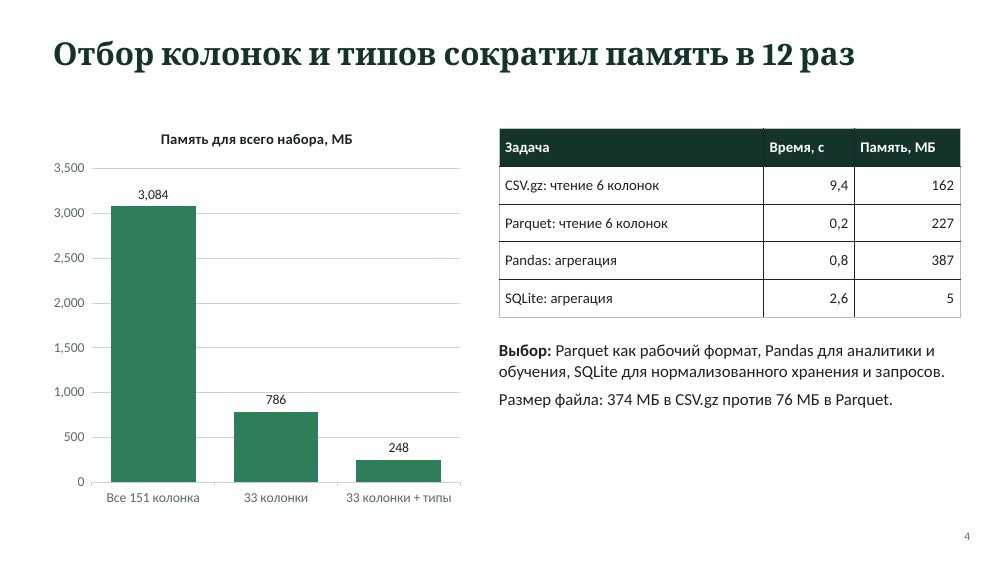
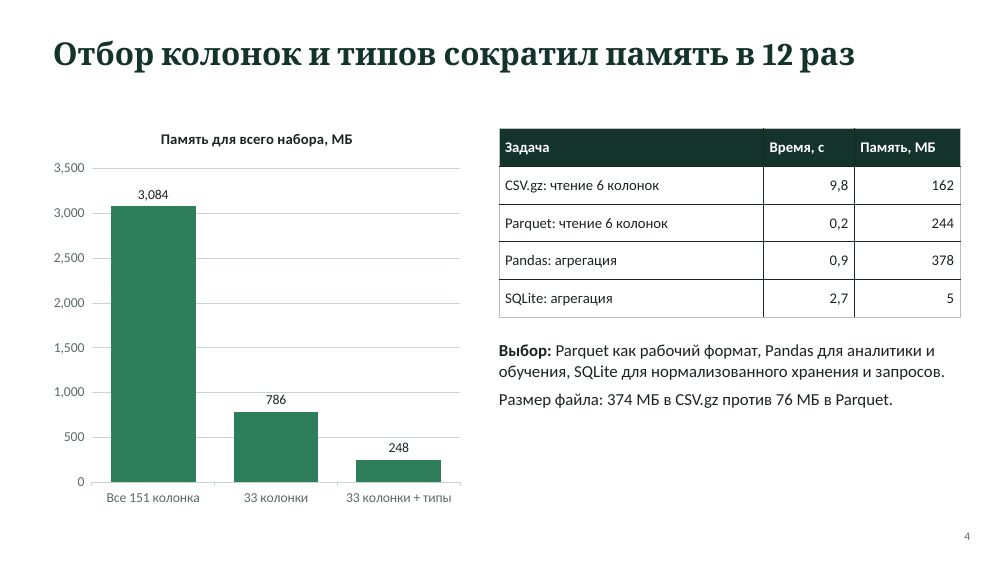
Before and after one commit to yersaa/Loan_default_prediction, a slide deck: slide 4 of docs/presentation.pptx. Drawn at 1008x567 pixels with LibreOffice and Linux fonts; fonts in the diff are those of the drawing. Boxes give left, top, right and bottom in pixels: in the first picture for what was removed or moved away, otherwise in the second. Text is boxed around its words. In the diff, an @@ line names an element or a change of style, - is before the commit and + after.

```diff
--- a/docs/presentation.pptx
+++ b/docs/presentation.pptx
@@ table at bbox=[499, 129, 960, 318] @@
-row 2, column 2: 9,4
+row 2, column 2: 9,8
-row 3, column 3: 227
+row 3, column 3: 244
-row 4, column 2: 0,8
+row 4, column 2: 0,9
-row 4, column 3: 387
+row 4, column 3: 378
-row 5, column 2: 2,6
+row 5, column 2: 2,7
```
Also in this commit, not shown: 4 other slides changed, 5 other files.
